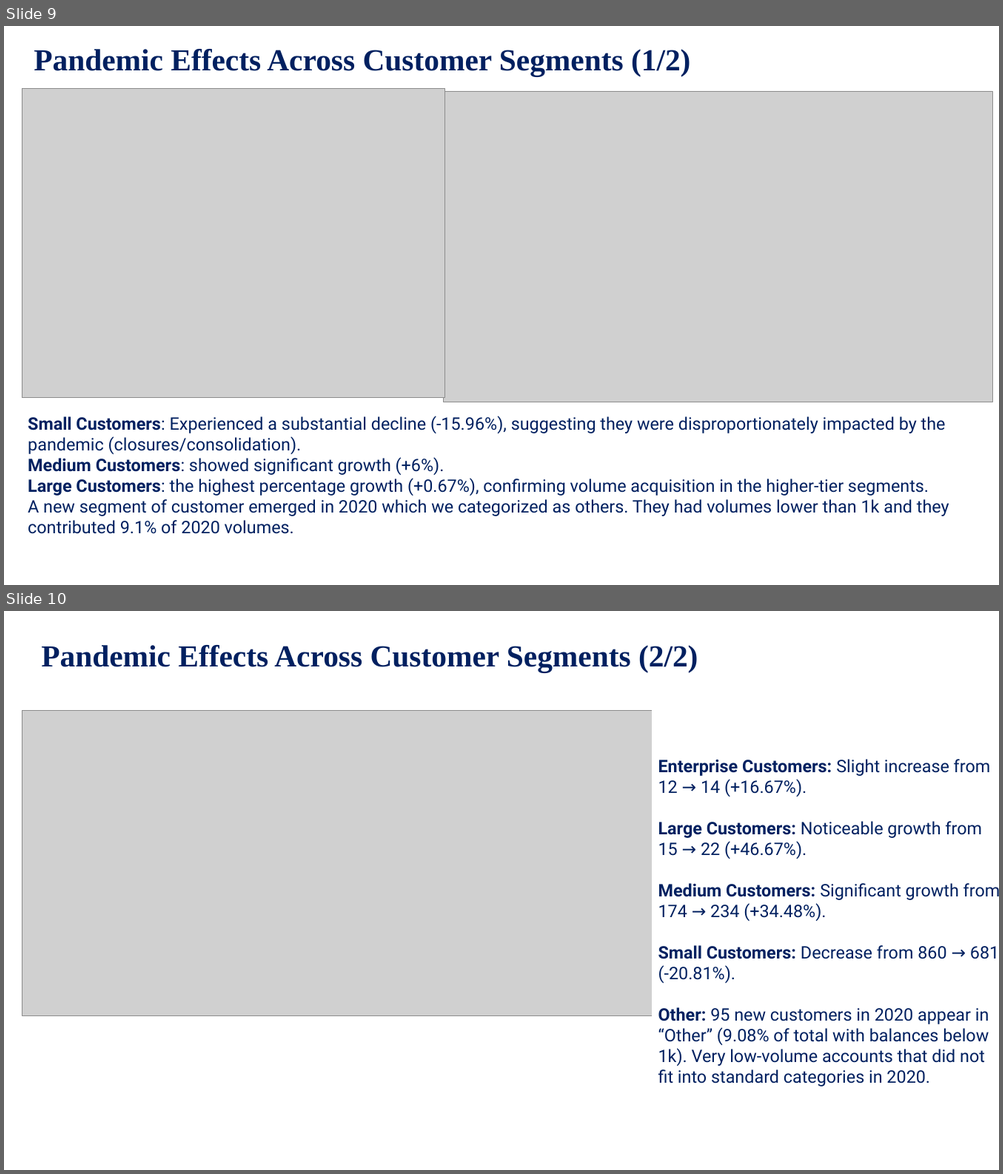
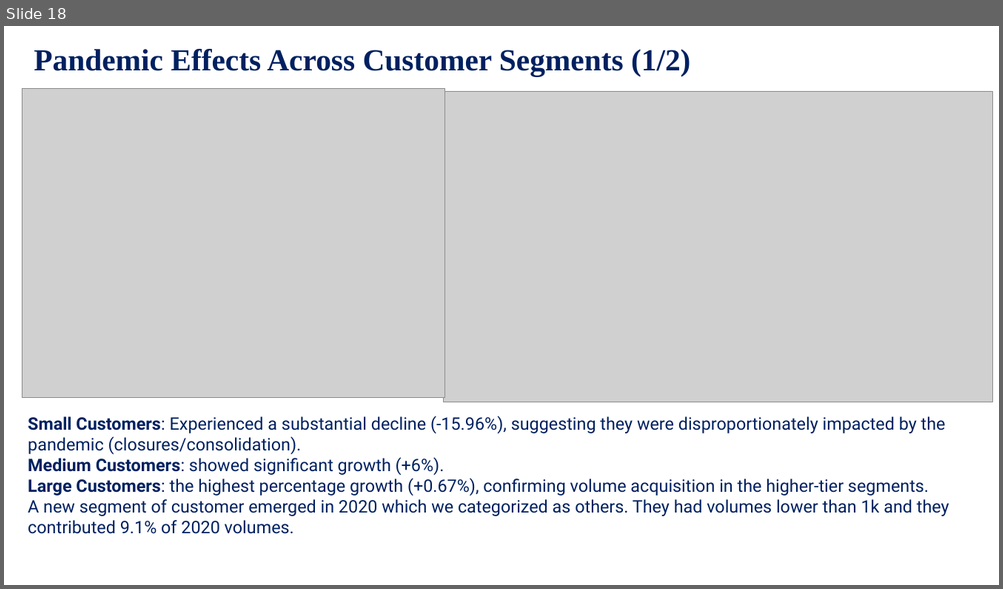
Before and after one commit to Nyleve-George/Covid_Parcel_Business_Project, a slide deck: PresentationE/The-COVID-19-Impact-on-ABC's-Business.pptx. Shown one above the other, each under a label of ours: slides 9 and 10 before the commit, slide 18 after it. The pictures are 1003x1174 and 1003x589 pixels, drawn with LibreOffice and Linux fonts; fonts in the diff are those of the drawing; grey boxes stand for pictures. Boxes give left, top, right and bottom in pixels: in the first picture for what was removed or moved away, otherwise in the second. Text is boxed around its words. In the diff, an @@ line names an element or a change of style, - is before the commit and + after.

```diff
--- a/PresentationE/The-COVID-19-Impact-on-ABC's-Business.pptx
+++ b/PresentationE/The-COVID-19-Impact-on-ABC's-Business.pptx
@@ slide 10 removed at box(4, 611, 999, 1170), background #FFFFFF @@
@@ text removed at box(41, 645, 697, 673) @@
-Pandemic Effects Across Customer Segments (2/2)
@@ picture removed at box(22, 711, 688, 1017) @@
@@ rectangle removed at box(652, 702, 999, 1139) @@
-Enterprise Customers: Slight increase from 12 → 14 (+16.67%).
-Large Customers: Noticeable growth from 15 → 22 (+46.67%).
-Medium Customers: Significant growth from 174 → 234 (+34.48%).
-Small Customers: Decrease from 860 → 681 (-20.81%).
-Other: 95 new customers in 2020 appear in “Other” (9.08% of total with balances below 1k). Very low-volume accounts that did not fit into standard categories in 2020.
@@ what was slide 9 is now slide 18 @@
```
Also in this commit, not shown: 8 slides changed, 6 slides added, 1 other slide removed, 2 other files.
